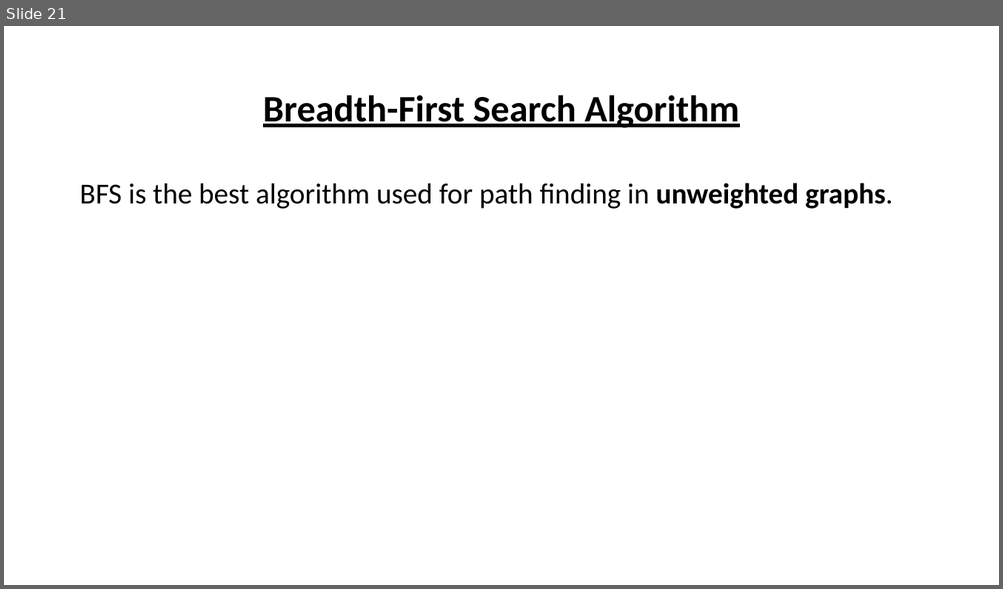
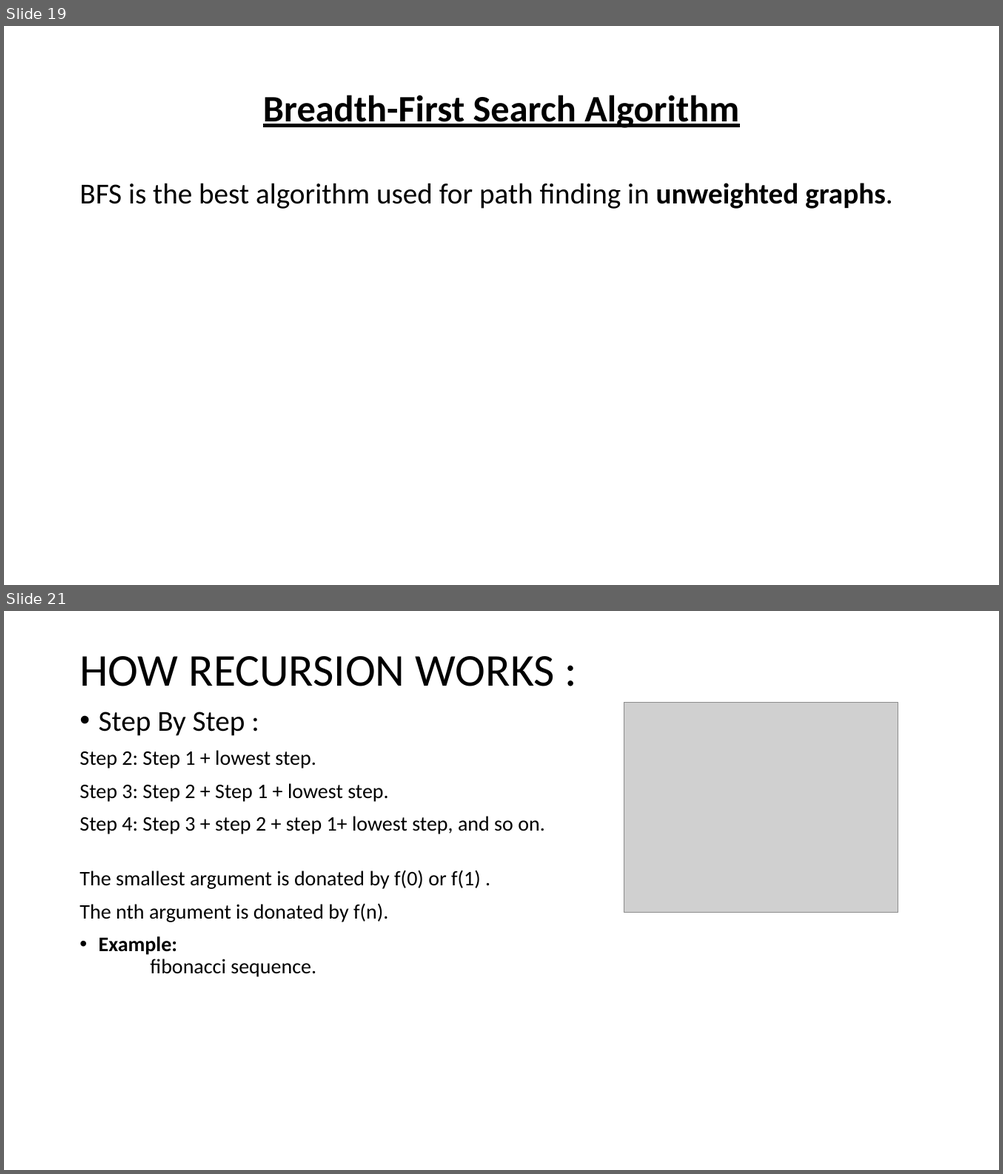
Before and after one commit to ibmbt/group5_graphtheory, a slide deck: group5_graphtheory.pptx. Shown one above the other, each under a label of ours: slide 21 before the commit, slides 19 and 21 after it; the slides between them are not shown. The pictures are 1003x589 and 1003x1174 pixels, drawn with LibreOffice and Linux fonts; fonts in the diff are those of the drawing; grey boxes stand for pictures. Boxes give left, top, right and bottom in pixels: in the first picture for what was removed or moved away, otherwise in the second. Text is boxed around its words. In the diff, an @@ line names an element or a change of style, - is before the commit and + after.

Commit message:
Add files via upload
added slides about recursion

```diff
--- a/group5_graphtheory.pptx
+++ b/group5_graphtheory.pptx
@@ slide 21 added at (x1=4, y1=611, x2=999, y2=1170), background #FFFFFF @@
@@ title added at (x1=79, y1=656, x2=555, y2=686), 44 pt, text #000000 @@
+HOW RECURSION WORKS :
@@ text added at (x1=79, y1=712, x2=545, y2=977), 20 pt, text #000000 @@
+• Step By Step :
+Step 2: Step 1 + lowest step.
+Step 3: Step 2 + Step 1 + lowest step.
+Step 4: Step 3 + step 2 + step 1+ lowest step, and so on.
+The smallest argument is donated by f(0) or f(1) .
+The nth argument is donated by f(n).
+• Example:
+  fibonacci sequence.
@@ picture added at (x1=624, y1=702, x2=898, y2=912) @@
@@ what was slide 21 is now slide 19 @@
```
Also in this commit, not shown: 4 other slides added, 2 slides removed.
